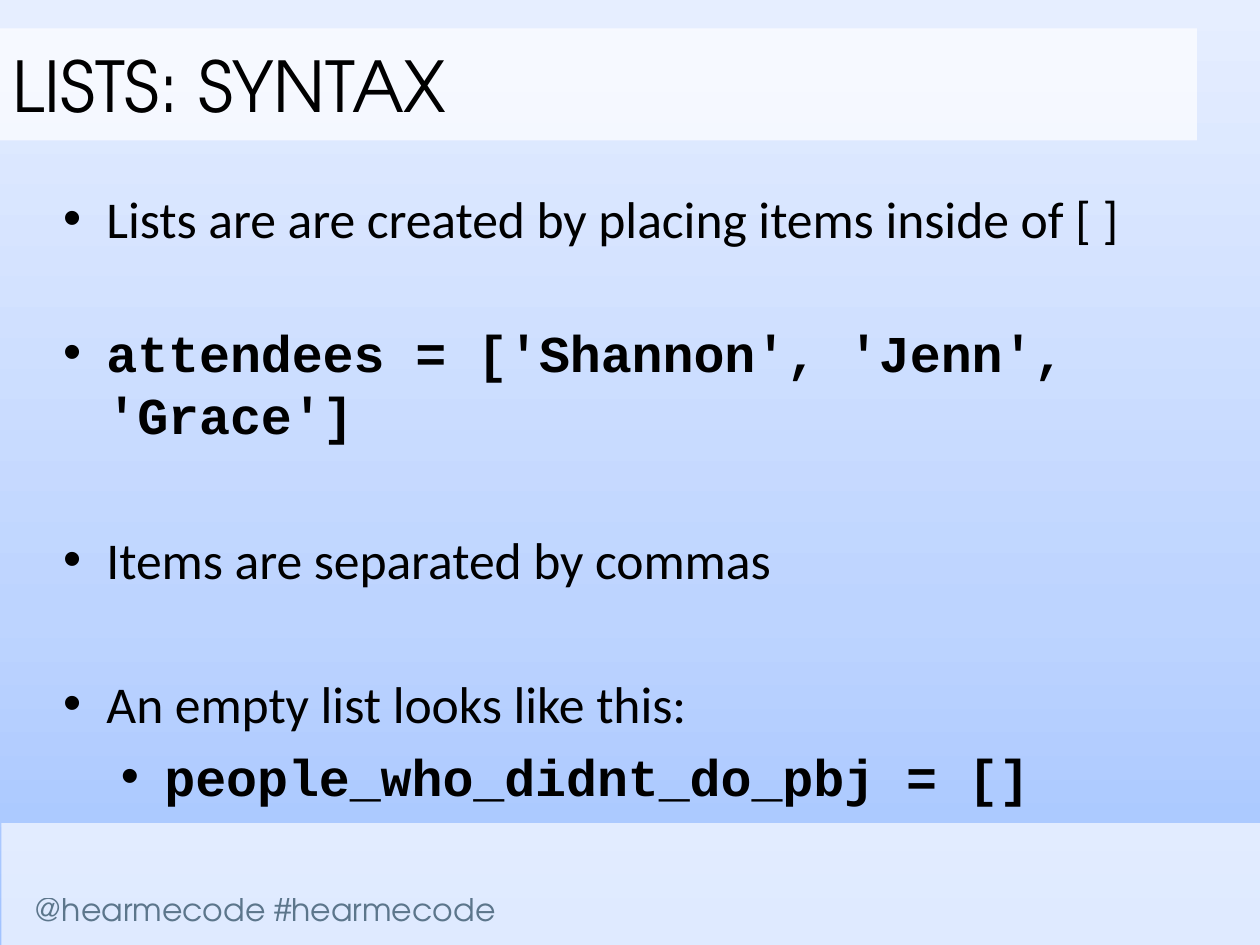
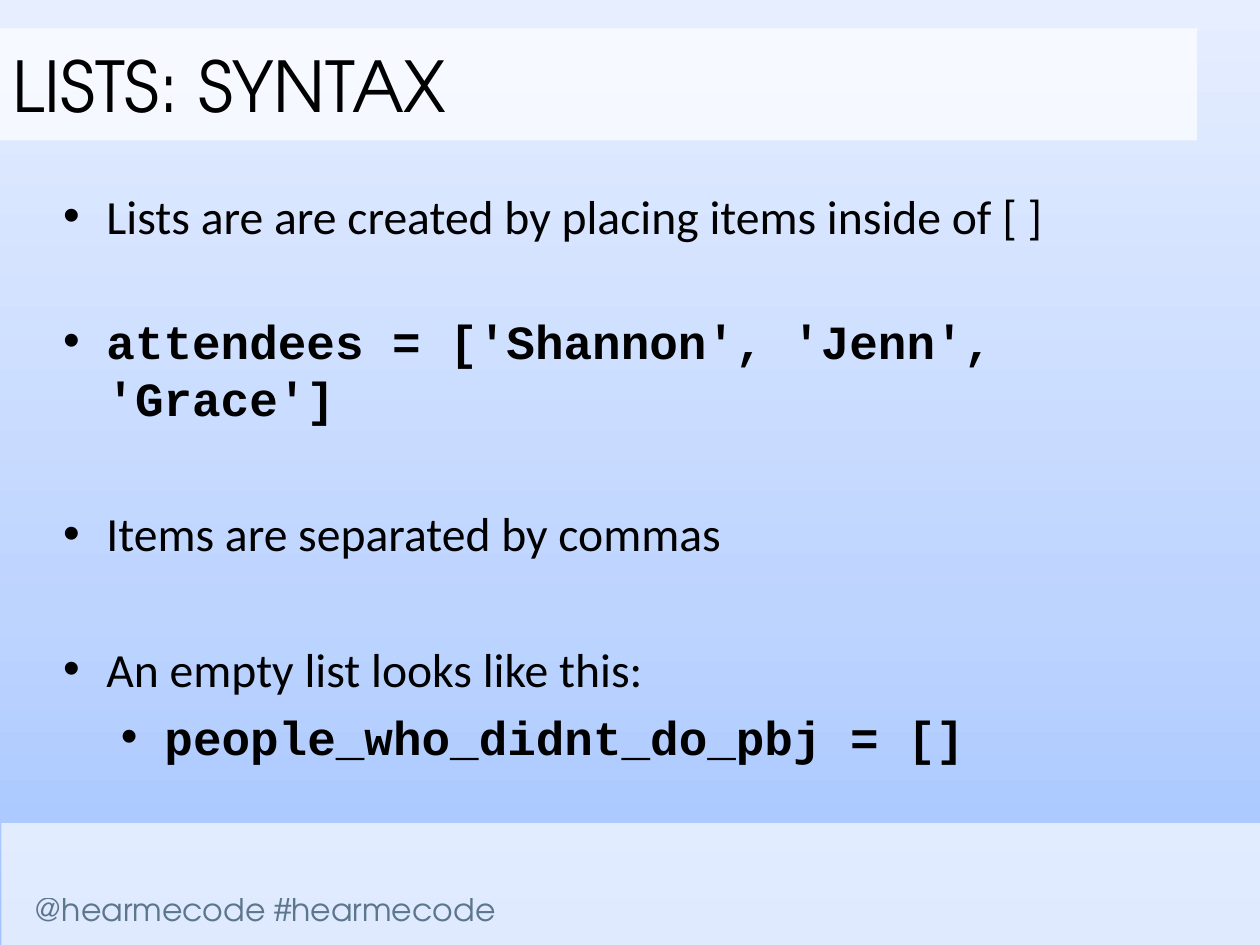
Before and after one commit to codelikeagirlcny/python-lessons-cny, a slide deck: slide 9 of slides/Lesson 2/Hear Me Code - Lists and Loops.pptx. Drawn at 1260x945 pixels with LibreOffice and Linux fonts; fonts in the diff are those of the drawing; background and template pictures are left out. Boxes give left, top, right and bottom in pixels: in the first picture for what was removed or moved away, otherwise in the second. Text is boxed around its words. In the diff, an @@ line names an element or a change of style, - is before the commit and + after.

```diff
--- a/slides/Lesson 2/Hear Me Code - Lists and Loops.pptx
+++ b/slides/Lesson 2/Hear Me Code - Lists and Loops.pptx
@@ text "Lists are are created by ..." at (106,201,992,765): size 29.4 to 27.2 pt @@
```
Also in this commit, not shown: 4 other slides changed.
